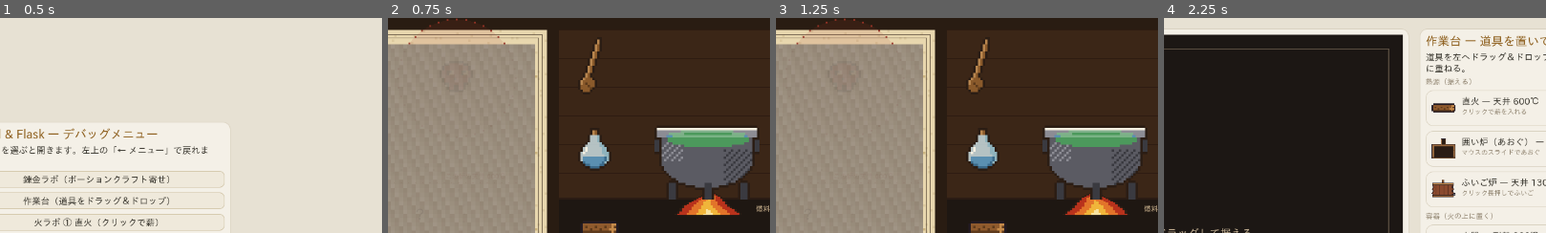
Above: before the commit, frames 1-4 (left to right).
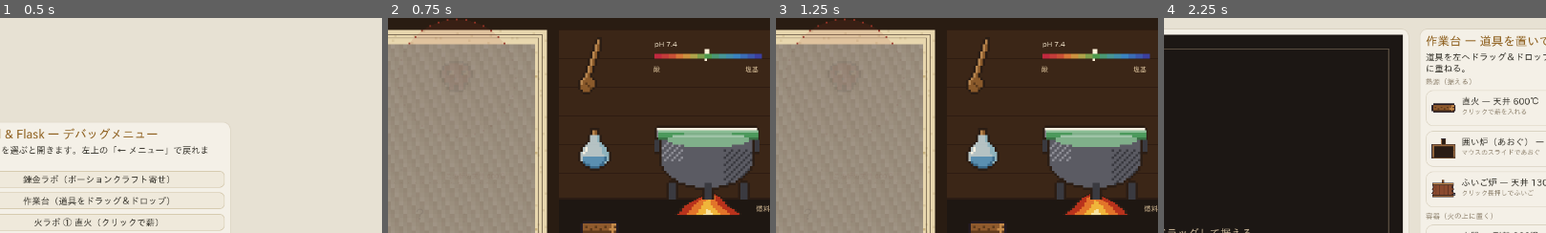
Above: after the commit, the same moments.

Repository: k-ken-ponko2/Field-And-Flask
Game: Godot game, scene res://presentation/debug/debug_menu.tscn
The game is run twice, just before and just after one commit, with the same random seed, the same clock (stepped at 60 frames per second) and the same inputs. This scene is started directly instead of the project's main scene.
Inputs:
- Up to frame 1 (0.5 s): no input
- Up to frame 2 (0.75 s): click "錬金ラボ（ポーションクラフト寄せ）" at 0.5 s
- Up to frame 3 (1.25 s): no input
- Up to frame 4 (2.25 s): click "← メニュー" at 1.25 s; click "作業台（道具をドラッグ＆ドロップ）" at 2 s
The pictures show only the part of the screen within x 37-87%, y 0-50%; the shares and areas given below are measured in that part.

Frame 1 is identical in both runs. In frame 2, 2.6% of the frame differs, in the area x 69-98%, y 11-60%; in frame 3, 2.6%; in frame 4, nothing differs.

Commit message:
Show pH on the cauldron rim with a litmus scale
pH の表示を液面から釜の縁へ移す。

- cauldron_station.gd: 釜の縁をリトマス色（pH）で塗る。上の 1 行はハイライト、下の 1 行は影。
  釜の真上に pH の目盛り（0〜14 のリトマスの帯＋現在値の印、「酸」「塩基」）を添える
- 液面は中身の色（中立の煮汁色、暴走で黒ずむ）に戻し、pH の色は縁だけに
- alchemy_lab.gd: station.ph を毎フレーム渡す。docs/design/alchemy-lab.md の対応表を更新

Co-Authored-By: Claude Fable 5.1 <noreply@anthropic.com>
Claude-Session: https://claude.ai/code/session_01FSKeZJFgvj51DQoS47Yb1w

Diff:
--- a/presentation/lab/alchemy_lab.gd
+++ b/presentation/lab/alchemy_lab.gd
@@ -65,7 +65,8 @@
 	if bench.vessel_cracked and not sim.batch_lost:
 		sim.batch_lost = true
 		_say("釜にひびが入った… 中身は失われた", Color(0.9, 0.5, 0.4))
-	station.liquid_color = LabAssets.litmus(sim.ph()) if not sim.batch_lost else Color(0.3, 0.1, 0.1)
+	station.ph = sim.ph()
+	station.liquid_color = Color(0.5, 0.69, 0.54) if not sim.batch_lost else Color(0.3, 0.1, 0.1)
 	exploration.mark_visited(sim.position)
 	map_view.heat_ceiling_celsius = bench.fire.source.max_temperature if bench.fire != null else 0.0
 	if _toast_timer > 0.0:
--- a/presentation/lab/cauldron_station.gd
+++ b/presentation/lab/cauldron_station.gd
@@ -29,7 +29,10 @@
 
 var bench: LabBench
 var sim: ReactionSim
+## 中身の色（暴走で黒ずむ）。pH は縁の色で示す。
 var liquid_color := Color(0.5, 0.69, 0.54)
+## 現在の pH（釜の縁をリトマス色で塗る）。負なら表示しない。
+var ph := 7.0
 
 var _held: StringName = &""          ## 掴んでいる道具
 var _held_pos := Vector2.ZERO
@@ -179,8 +182,14 @@
 	# 大釜（液面の色は pH）
 	var tex: Texture2D = LabAssets.TEX[&"cauldron"]
 	LabAssets.blit_center(self, tex, c)
-	# 液面（スプライトの液面の行を pH の色で塗り直す。楕円に沿って段をつける）
+	# 縁（リトマス色＝pH）。スプライトの縁の行を塗り直す。上の 1 行はハイライト
 	var px := LabAssets.PX
+	var rim := LabAssets.litmus(ph)
+	draw_rect(Rect2(c + Vector2(-21 * px, -13 * px), Vector2(42 * px, 4 * px)), rim)
+	draw_rect(Rect2(c + Vector2(-21 * px, -13 * px), Vector2(42 * px, px)), rim.lightened(0.35))
+	draw_rect(Rect2(c + Vector2(-21 * px, -10 * px), Vector2(42 * px, px)), rim.darkened(0.25))
+	_draw_ph_scale(Vector2(size.x * 0.5 - 90, 40))
+	# 液面（中身の色。楕円に沿って段をつける）
 	for row in [[-12, 10], [-11, 15], [-10, 17], [-9, 17], [-8, 15], [-7, 10]]:
 		draw_rect(Rect2(c + Vector2(-row[1] * px, row[0] * px), Vector2(row[1] * 2 * px, px)), liquid_color)
 	draw_rect(Rect2(c + Vector2(-15 * px, -11 * px), Vector2(30 * px, px)), liquid_color.lightened(0.25))
@@ -238,6 +247,23 @@
 				LabAssets.blit_bottom(self, LabAssets.TEX[&"log"], Vector2(70 + (i % 2) * 8, size.y - 10 - i * 18), i % 2 == 1)
 			_caption("今だ！ 火をクリックして薪を入れる" if fire.is_ember() else ("火が消えた — クリックで点け直す" if fire.is_out() else "燃え盛っている… 炎が小さくなるまで待つ"))
 
+## pH の目盛り：リトマスの帯（0〜14）と現在値の印。縁の色をここで読む。
+func _draw_ph_scale(at: Vector2) -> void:
+	var px := LabAssets.PX
+	var seg_w := 3
+	for i in 15:
+		_blit_dot(at + Vector2(i * seg_w * px, 0), seg_w, 2, LabAssets.litmus(float(i)))
+	var x := at.x + clampf(ph, 0.0, 14.0) * seg_w * px
+	_blit_dot(Vector2(x - px, at.y - 2 * px), 2, 2, Color(1, 0.95, 0.85))
+	_blit_dot(Vector2(x - px * 0.5, at.y + 2 * px), 1, 1, Color(1, 0.95, 0.85))
+	var font := get_theme_default_font()
+	draw_string(font, at + Vector2(0, -12), "pH %.1f" % ph, HORIZONTAL_ALIGNMENT_LEFT, -1, 12, Color(1, 0.95, 0.85))
+	draw_string(font, at + Vector2(-2, 2 * px + 22), "酸", HORIZONTAL_ALIGNMENT_LEFT, -1, 11, Color(0.85, 0.75, 0.6))
+	draw_string(font, at + Vector2(15 * seg_w * px - 28, 2 * px + 22), "塩基", HORIZONTAL_ALIGNMENT_LEFT, -1, 11, Color(0.85, 0.75, 0.6))
+
+func _blit_dot(p: Vector2, w: int, h: int, color: Color) -> void:
+	draw_rect(Rect2(LabAssets.snap(p), Vector2(w * LabAssets.PX, h * LabAssets.PX)), color)
+
 func _caption(text: String) -> void:
 	var fz := fire_zone()
 	draw_string(get_theme_default_font(), Vector2(fz.position.x + 200, fz.end.y - 12), text, HORIZONTAL_ALIGNMENT_LEFT, -1, 12, Color(0.95, 0.85, 0.6))
Binary file changed: docs/prototypes/screenshot-alchemy-lab-bottled.png
Binary file changed: docs/prototypes/screenshot-alchemy-lab-hover.png
Binary file changed: docs/prototypes/screenshot-alchemy-lab.png
Not shown, changed: docs/design/alchemy-lab.md
